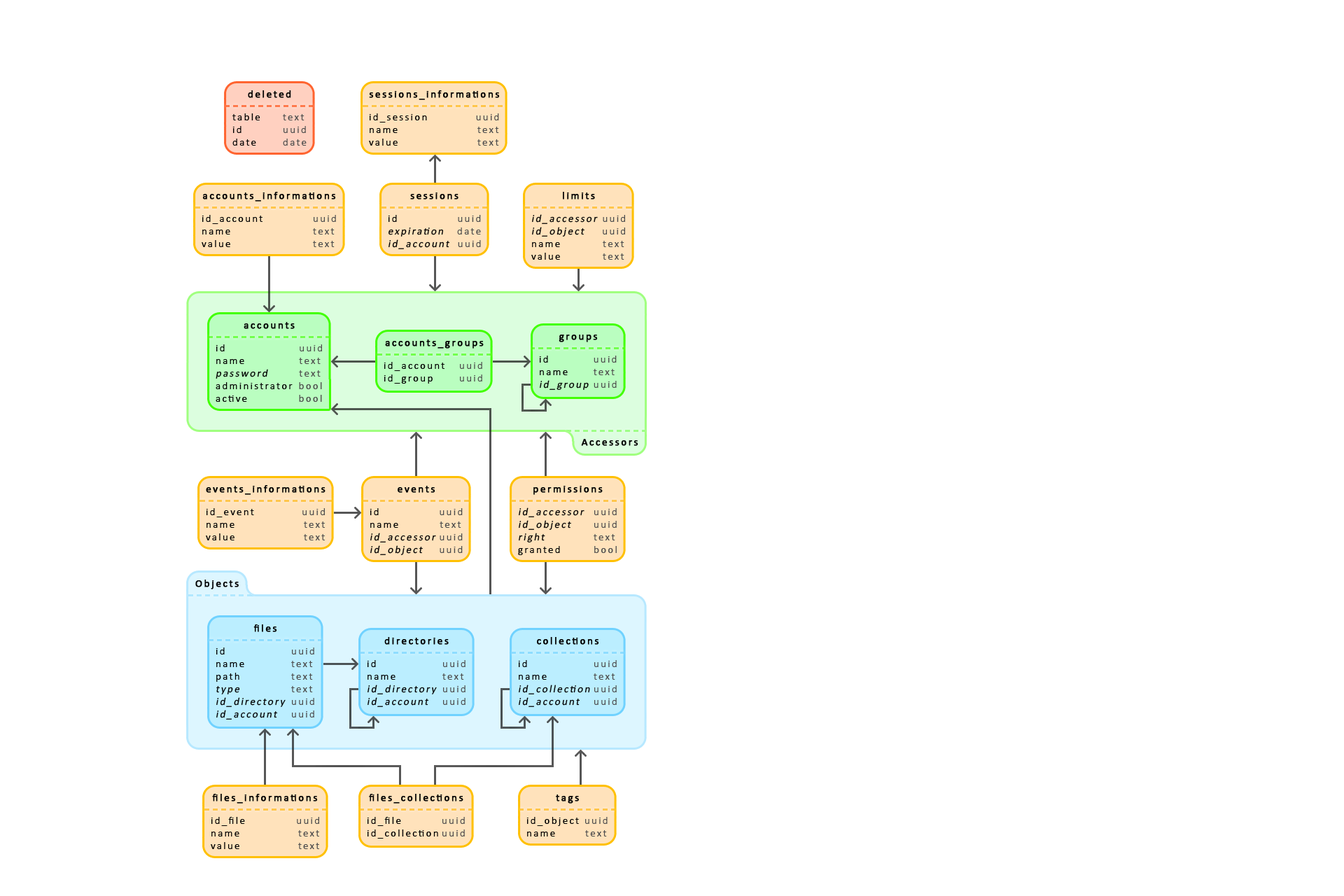
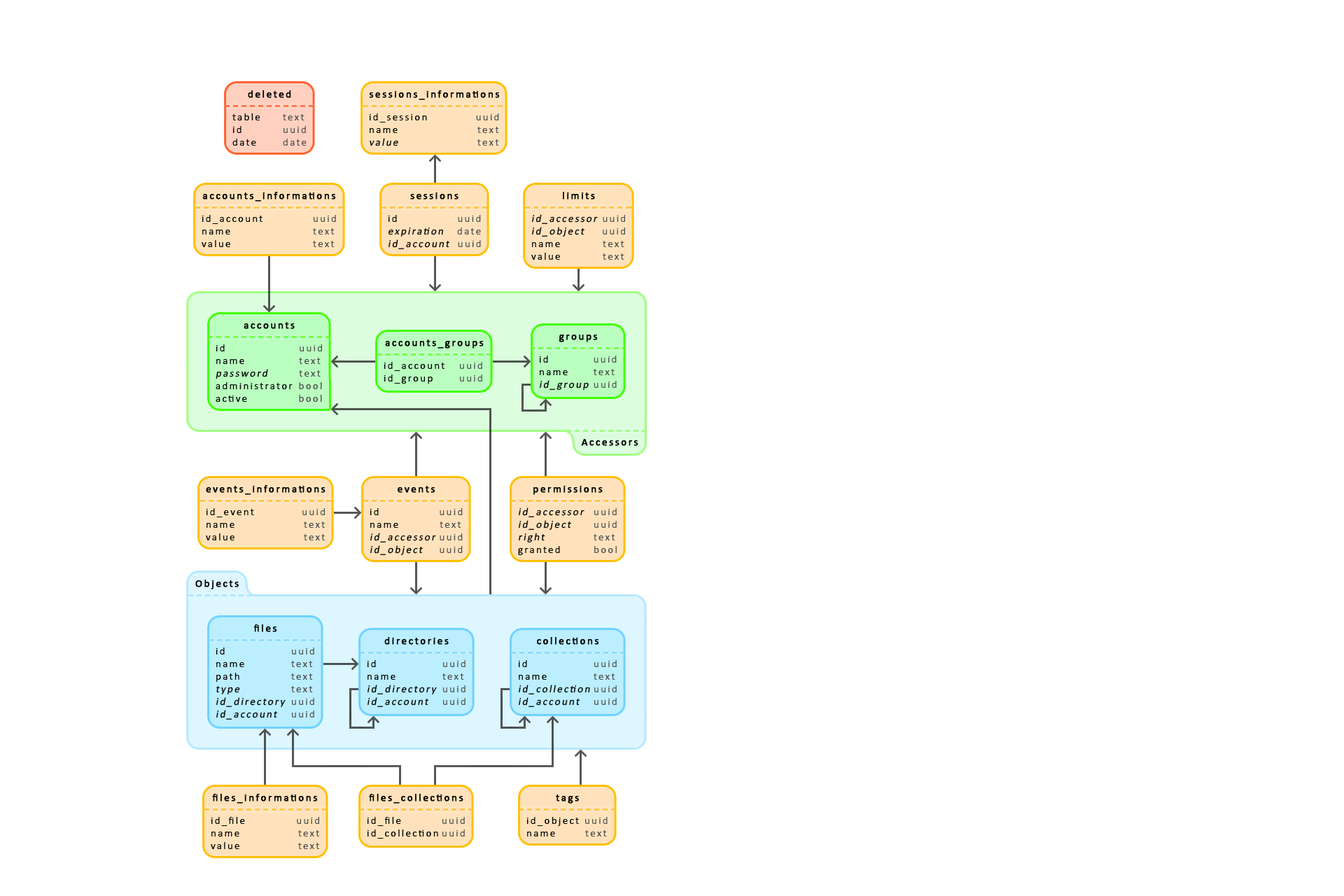
Before/after of a 1344 × 896 layered artwork. What changed in the layer stack:
painted on "id_session uuid name text value text" over [368, 137, 399, 147]
